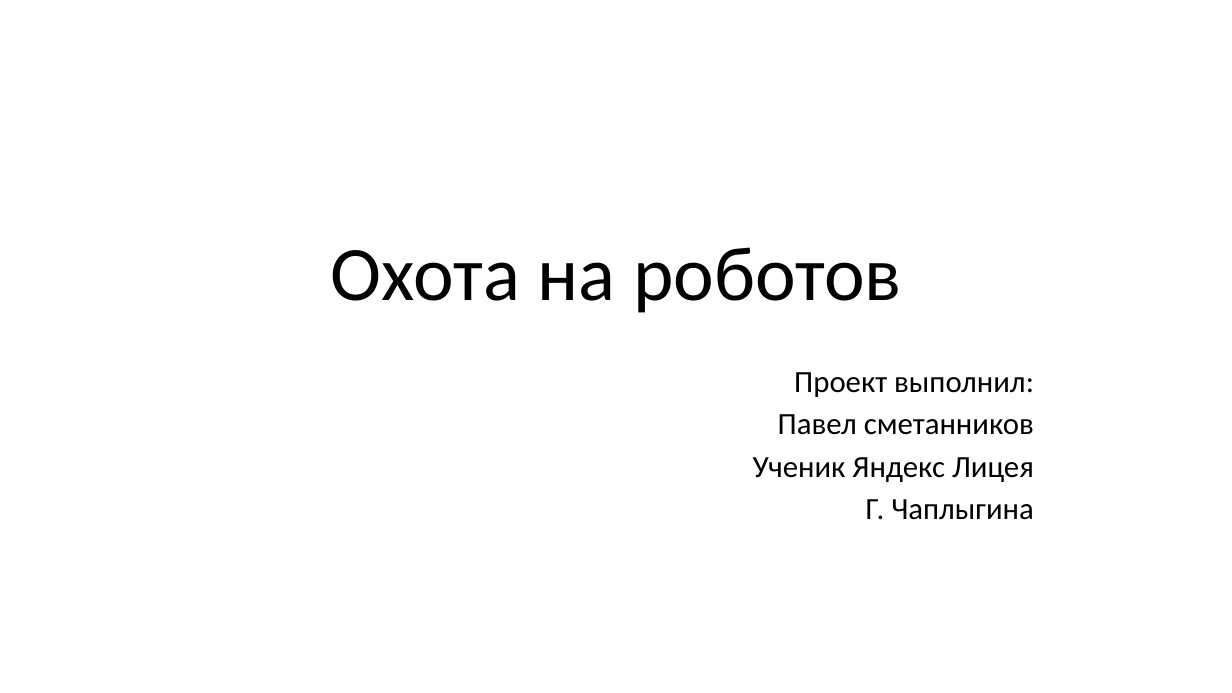
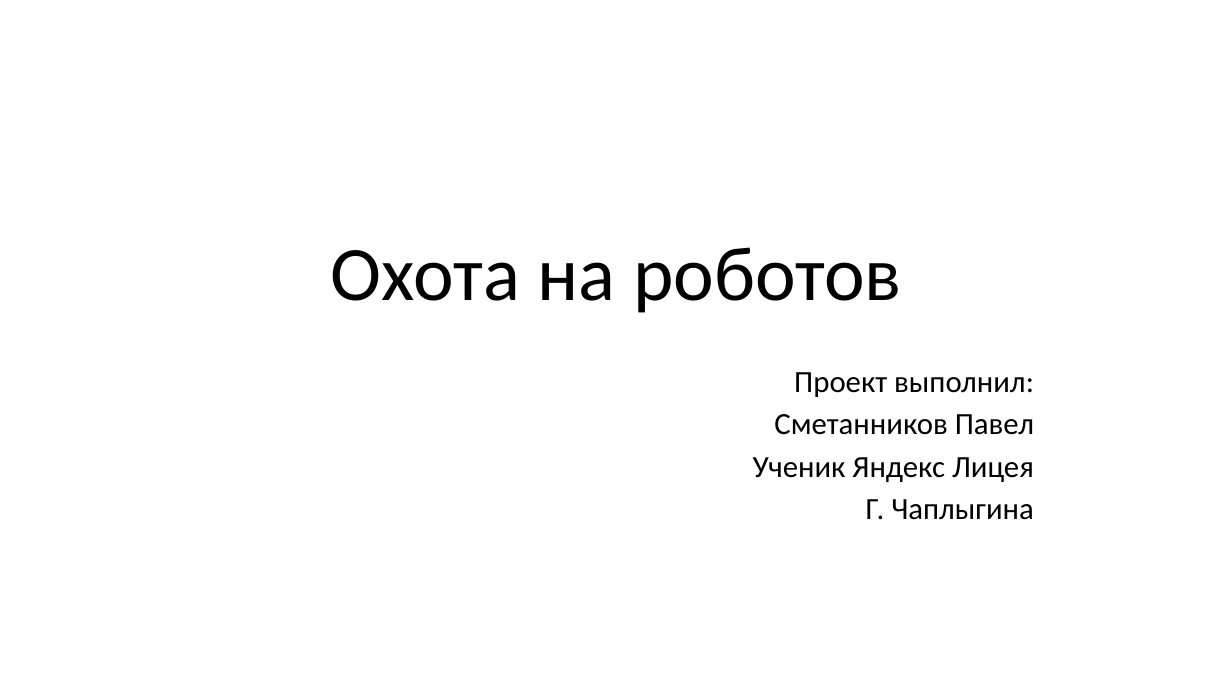
Before and after one commit to b0sh01X/projectPygame, a slide deck: slide 1 of Охота на роботов.pptx. Drawn at 1232x693 pixels with LibreOffice and Linux fonts; fonts in the diff are those of the drawing; background and template pictures are left out. Boxes give left, top, right and bottom in pixels: in the first picture for what was removed or moved away, otherwise in the second. Text is boxed around its words. In the diff, an @@ line names an element or a change of style, - is before the commit and + after.

Commit message:
Update Охота на роботов.pptx
Изменил презентацию

```diff
--- a/Охота на роботов.pptx
+++ b/Охота на роботов.pptx
@@ subtitle at (774,414,1034,435): text changed @@
-Павел сметанников
+Сметанников Павел
```
